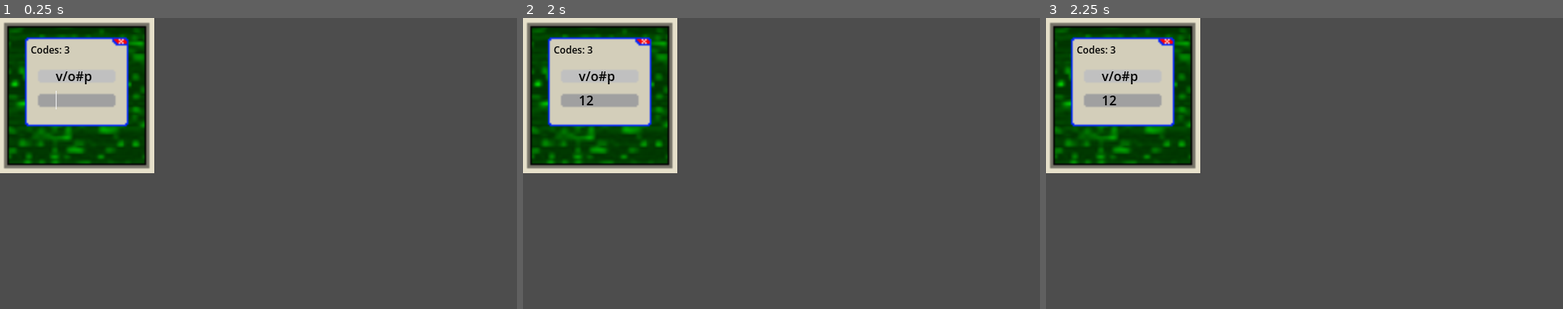
Above: before the commit, frames 1-3 (left to right).
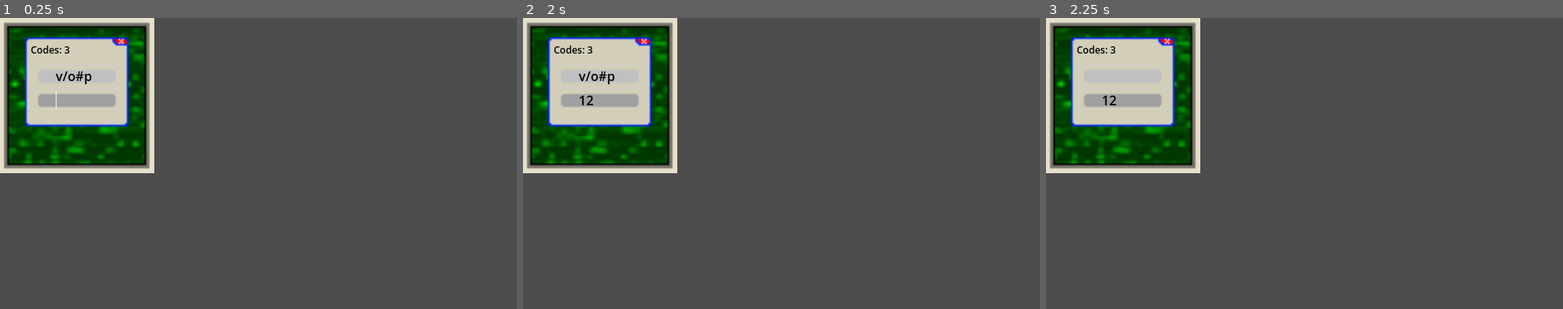
Above: after the commit, the same moments.

Repository: RedBlueCarrots/GMTK-2026
Game: Godot game, scene res://Scenes/launch_codes_minigame.tscn
The game is run twice, just before and just after one commit, with the same random seed, the same clock (stepped at 60 frames per second) and the same inputs. This scene is started directly instead of the project's main scene.
Inputs (mouse positions are in pixels of both pictures, inside the frame that each line leads up to):
- Up to frame 1 (0.25 s): no input
- Up to frame 2 (2 s): click (605, 99) at 0.52 s; type "12" at 0.6 s; tap Enter at 1.25 s; move the mouse to (895, 148) at 1.27 s; click (895, 148) at 1.42 s
- Up to frame 3 (2.25 s): tap Space at 2 s; move the mouse to (1201, 178) at 2.02 s; click (1201, 178) at 2.17 s

Frames 1-2 are identical in both runs. In frame 3, 0.1% of the frame differs, in the area x 10-18%, y 18-23%.

Commit message:
feat: Code Timer
Added:
- Code is hidden after 2 seconds.
- Code reappears when new code generated.

Diff:
--- a/Scenes/launch_codes_minigame.tscn
+++ b/Scenes/launch_codes_minigame.tscn
@@ -78,4 +78,10 @@
 theme_override_colors/default_color = Color(0, 0, 0, 1)
 theme_override_font_sizes/normal_font_size = 12
 
+[node name="Timer" type="Timer" parent="." unique_id=177635369]
+unique_name_in_owner = true
+wait_time = 2.0
+one_shot = true
+
 [connection signal="text_changed" from="input" to="." method="_on_input_text_changed"]
+[connection signal="timeout" from="Timer" to="." method="_on_timer_timeout"]
--- a/Scripts/launch_codes_minigame.gd
+++ b/Scripts/launch_codes_minigame.gd
@@ -41,6 +41,8 @@
 	%input.text = ""
 	code = _generate_code()
 	%code.text = code
+	%code.show()
+	%Timer.start()
 
 func update_remaining():
 	%remaining.text = "Codes: " + str(codes_remaining)
@@ -56,3 +58,7 @@
 		new_code += characters[randi() % characters.length()]
 
 	return new_code
+
+
+func _on_timer_timeout() -> void:
+	%code.hide()
